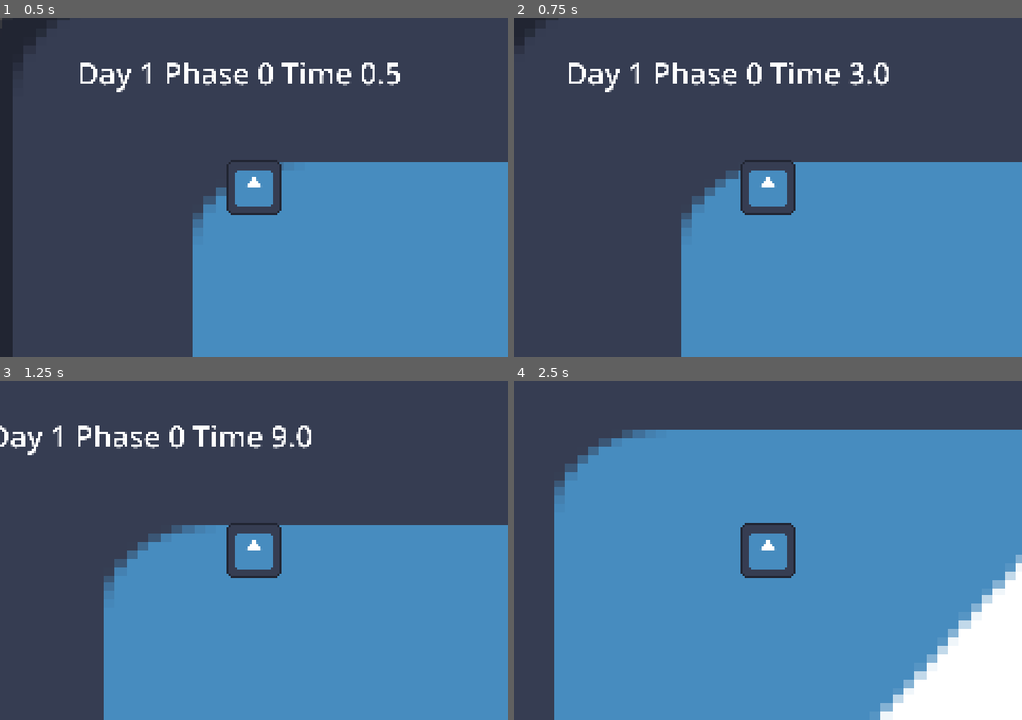
Above: before the commit, frames 1-4 (two rows, left to right).
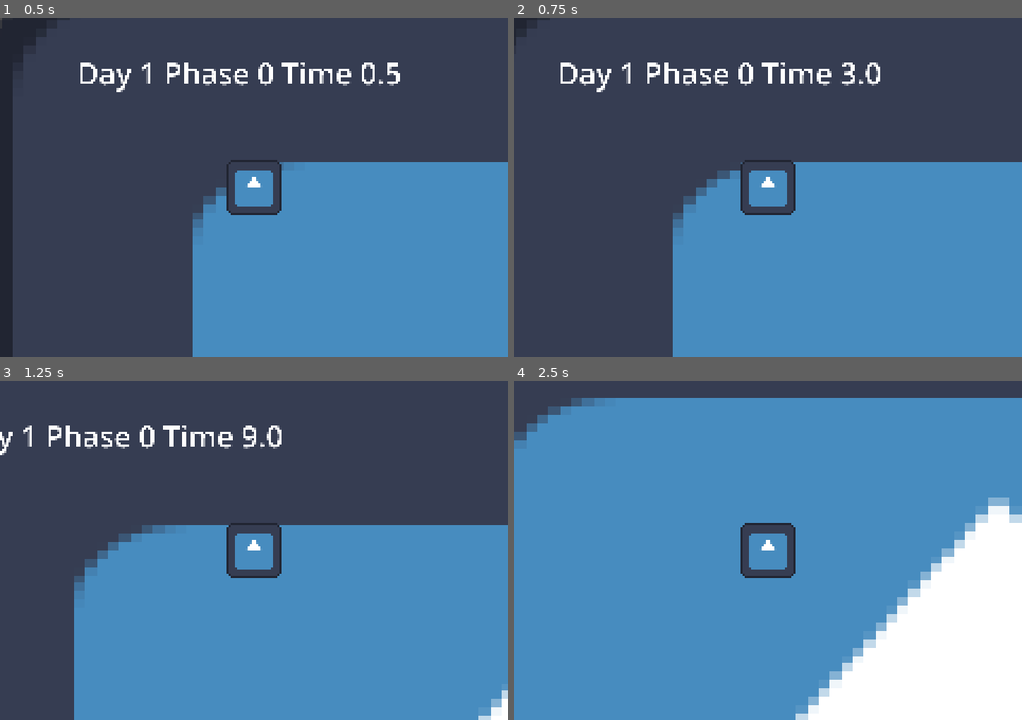
Above: after the commit, the same moments.

Repository: chickengamer555/7-days-of-rain-B1T-jam
Game: Godot game, scene res://Main/main.tscn
The game is run twice, just before and just after one commit, with the same random seed, the same clock (stepped at 60 frames per second) and the same inputs. The engine's default icon, where the game draws it, is replaced by a stand-in: a white triangle on a blue panel in a dark square.
Inputs:
- Up to frame 1 (0.5 s): no input
- Up to frame 2 (0.75 s): tap Enter at 0.5 s; hold Right (right) from 0.53 s (still down); hold F (Fast_foward) from 0.53 s (still down)
- Up to frame 3 (1.25 s): keep holding Right (right); keep holding F (Fast_foward)
- Up to frame 4 (2.5 s): release Right (right) at 1.28 s; release F (Fast_foward) at 1.28 s; hold S (down) 1.28-2.03 s; tap E (Interact) at 1.35 s; hold Right (right) from 2.03 s (still down); hold Q (Ledger) from 2.03 s (still down)

Frame 1 is identical in both runs. In frame 2, 3.0% of the frame differs, in the area x 0-74%, y 5-100%; in frame 3, 5.8%; in frame 4, 27%, in the area x 0-100%, y 5-100%.

Commit message:
just some minor changes

Diff:
--- a/Player/player.tscn
+++ b/Player/player.tscn
@@ -9,6 +9,7 @@
 [node name="Player" type="CharacterBody2D" unique_id=1016449922 groups=["Player"]]
 motion_mode = 1
 script = ExtResource("1_4ntmi")
+speed = 400
 
 [node name="CollisionShape2D" type="CollisionShape2D" parent="." unique_id=800626004]
 position = Vector2(0, -0.5)
--- a/data/classes/CONDITION.gd
+++ b/data/classes/CONDITION.gd
@@ -16,7 +16,7 @@
 		return false
 	if not Flags.has_all_tags(needs_flags):
 		return false
-	if Flags.has_any_tag(needs_flags):
+	if Flags.has_any_tag(blocked_by_flags):
 		return false
 	var start = (from_day - 1) * 4 + from_phase
 	var finish = (to_day - 1) * 4 + to_phase
Binary file added: Assets/Bell.aseprite
Not shown, added: gdd_temp.txt
